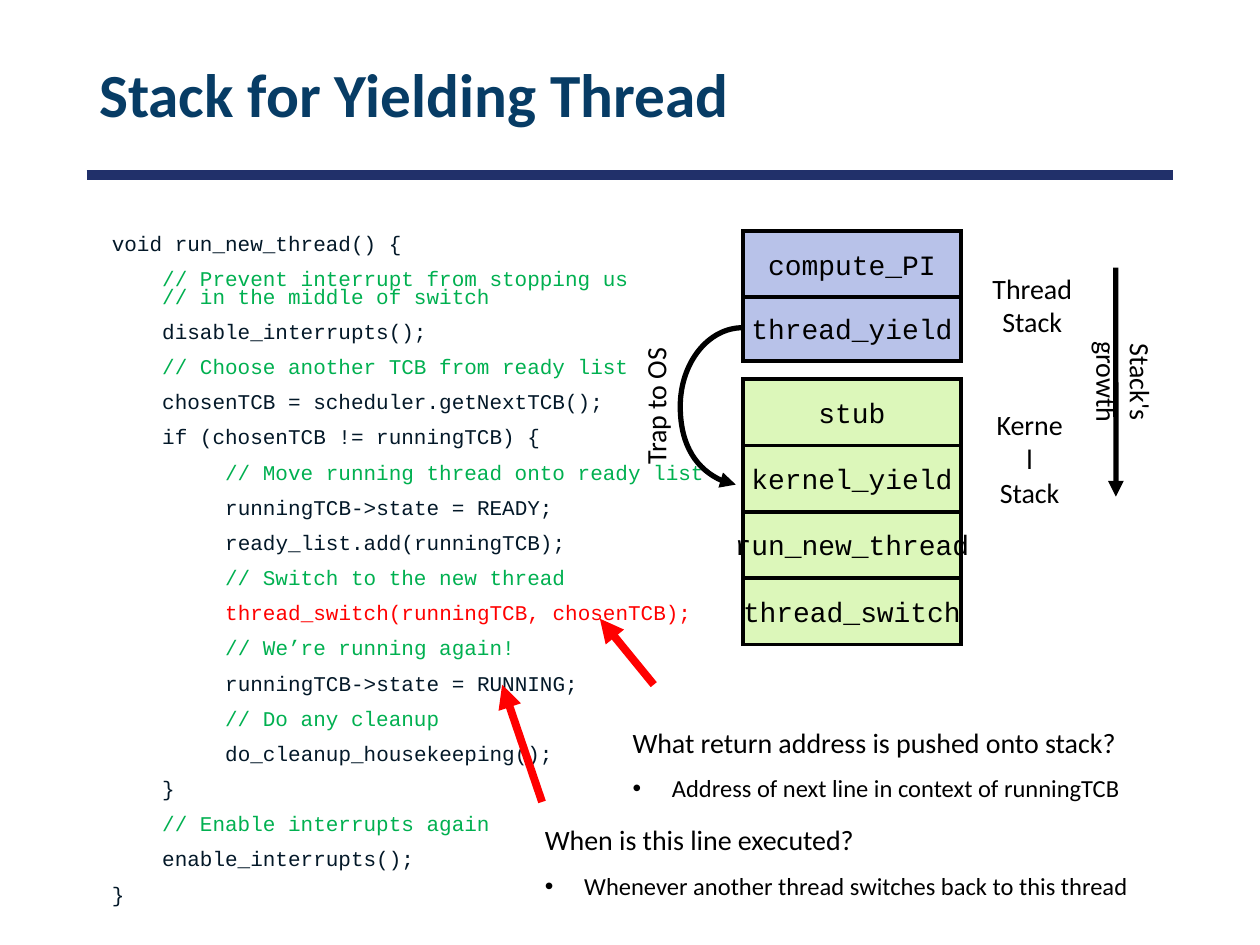
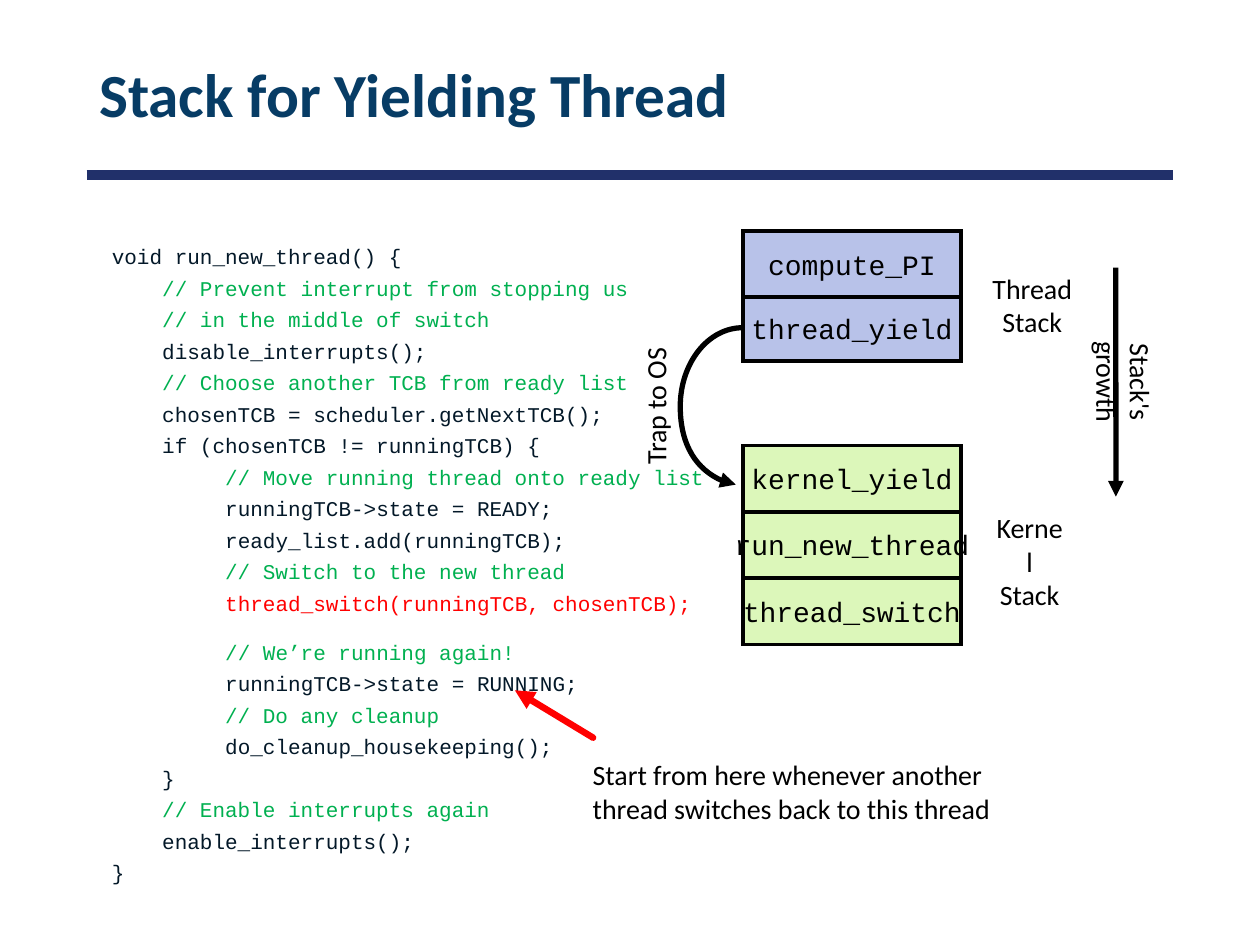
Before and after one commit to smajidzahedi/ECE350, a slide deck: slide 11 of Lectures/03-multithreaded.pptx (slide 10 before the commit). Drawn at 1260x945 pixels with LibreOffice and Linux fonts; fonts in the diff are those of the drawing. Boxes give left, top, right and bottom in pixels: in the first picture for what was removed or moved away, otherwise in the second. Text is boxed around its words. In the diff, an @@ line names an element or a change of style, - is before the commit and + after.

Commit message:
lecture 3 - W22

```diff
--- a/Lectures/03-multithreaded.pptx
+++ b/Lectures/03-multithreaded.pptx
@@ text at (x1=112, y1=249, x2=703, y2=854): text changed @@
-void run_new_thread() {
-// Prevent interrupt from stopping us
-// in the middle of switch
-disable_interrupts();
-// Choose another TCB from ready list
-chosenTCB = scheduler.getNextTCB();
-if (chosenTCB != runningTCB) {
-// Move running thread onto ready list
-runningTCB->state = READY;
-ready_list.add(runningTCB);
-// Switch to the new thread
-thread_switch(runningTCB, chosenTCB);
-// We’re running again!
-runningTCB->state = RUNNING;
-// Do any cleanup
-do_cleanup_housekeeping();
-}
-// Enable interrupts again
-enable_interrupts();
-}
+void run_new_thread() {
+// Prevent interrupt from stopping us
+// in the middle of switch
+disable_interrupts();
+// Choose another TCB from ready list
+chosenTCB = scheduler.getNextTCB();
+if (chosenTCB != runningTCB) {
+// Move running thread onto ready list
+runningTCB->state = READY;
+ready_list.add(runningTCB);
+// Switch to the new thread
+thread_switch(runningTCB, chosenTCB);
+// We’re running again!
+runningTCB->state = RUNNING;
+// Do any cleanup
+do_cleanup_housekeeping();
+}
+// Enable interrupts again
+enable_interrupts();
+}
@@ rectangle removed at (x1=743, y1=379, x2=961, y2=446) @@
-stub
@@ text "Kernel Stack" moved from (x1=1000, y1=483, x2=1060, y2=504) to (x1=1000, y1=585, x2=1060, y2=606) @@
@@ arrow removed from (654, 684) to (600, 619) @@
@@ arrow moved from (542, 801) - (503, 684) to (593, 737) - (515, 690) @@
@@ arrow (593, 737) - (515, 690): stroke #FF0000 4.5 pt to #FF0000 3.75 pt @@
@@ text removed at (x1=633, y1=733, x2=1119, y2=802) @@
-What return address is pushed onto stack?
-• Address of next line in context of runningTCB
@@ text at (x1=593, y1=765, x2=989, y2=820): text changed; size 14 to 16 pt @@
-When is this line executed?
-• Whenever another thread switches back to this thread
+Start from here whenever another thread switches back to this thread
```
Also in this commit, not shown: 10 other slides changed, 5 slides added, 8 slides removed, 1 other file.
